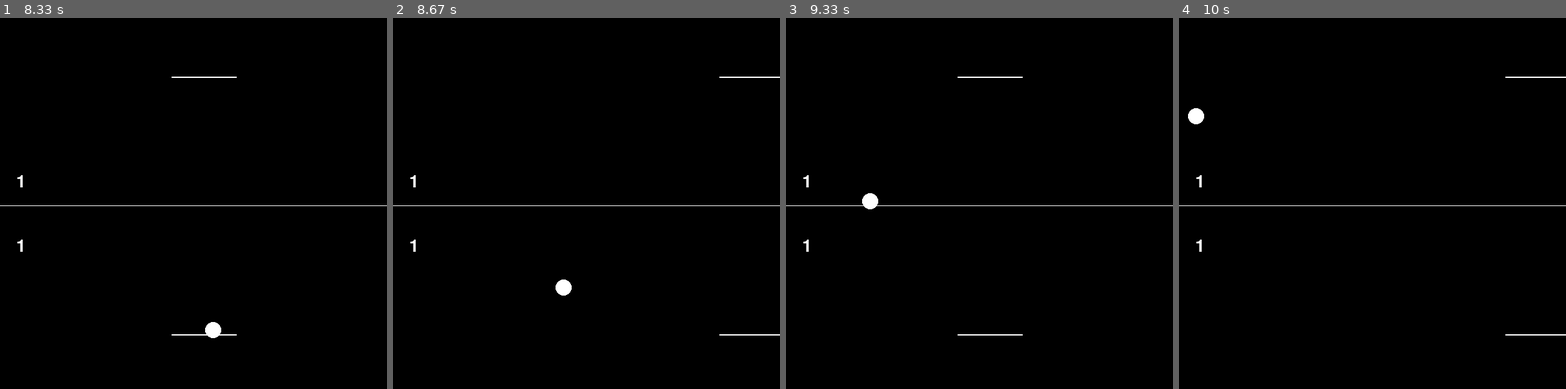
Above: before the commit, frames 1-4 (left to right).
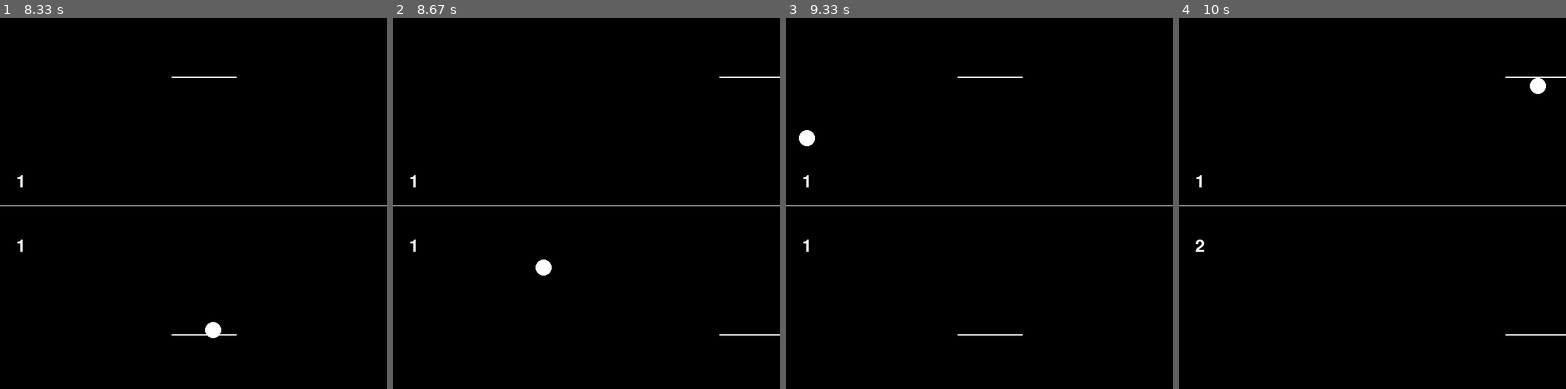
Above: after the commit, the same moments.

Repository: Pkpratik/pygame-class
Game: pygame game, started from Jonah/Projects/P5.0 - 2player Pong.py
Same seed, same stepped clock (60 frames per second), same inputs: the game is played once before the commit and once after it.
Inputs:
- Up to frame 1 (8.33 s): tap Space at 0.33, 0.73, 1.03, 1.3, 1.6, 1.73, 2.03, 2.4, 2.7, 2.9, 3.2, 3.4, 3.7, 3.9, 4.2, 4.47, 4.77, 4.9, 5.2, 5.57, 5.87, 6.07, 6.37, 6.57, 6.87, 7.07, 7.37, 7.63, 7.93, 8.07 s; hold Left 0.67-1.2 s; hold A 0.67-1.2 s; hold Left 1.23-1.63 s; hold A 1.23-1.63 s; hold Right 1.67-2.3 s; hold D 1.67-2.3 s; hold Left 2.33-2.8 s; hold A 2.33-2.8 s; hold Right 2.83-3.3 s; hold D 2.83-3.3 s; hold Right 3.33-3.8 s; hold D 3.33-3.8 s; hold Left 3.83-4.37 s; hold A 3.83-4.37 s; hold Left 4.4-4.8 s; hold A 4.4-4.8 s; hold Right 4.83-5.47 s; hold D 4.83-5.47 s; hold Left 5.5-5.97 s; hold A 5.5-5.97 s; hold Right 6-6.47 s; hold D 6-6.47 s; hold Right 6.5-6.97 s; hold D 6.5-6.97 s; hold Left 7-7.53 s; hold A 7-7.53 s; hold Left 7.57-7.97 s; hold A 7.57-7.97 s; hold Right from 8 s (still down); hold D from 8 s (still down)
- Up to frame 2 (8.67 s): tap Space at 8.37 s; release Right at 8.63 s; release D at 8.63 s
- Up to frame 3 (9.33 s): hold Left 8.67-9.13 s; hold A 8.67-9.13 s; tap Space at 8.73, 9.03, 9.23 s; hold Right from 9.17 s (still down); hold D from 9.17 s (still down)
- Up to frame 4 (10 s): tap Space at 9.53 s; release Right at 9.63 s; release D at 9.63 s

Frame 1 is identical in both runs. In frame 2, 0.3% of the frame differs, in the area x 36-47%, y 65-75%; in frame 3, 0.3%; in frame 4, 0.3%, in the area x 2-95%, y 16-64%.

Commit message:
fixed speed in pong

Diff:
--- a/Jonah/Projects/P5.0 - 2player Pong.py
+++ b/Jonah/Projects/P5.0 - 2player Pong.py
@@ -31,6 +31,10 @@
 bar2=pygame.draw.rect(screen,white,line2,2)
 scoredown=0
 
+#
+
+
+
 class ball(pygame.sprite.Sprite):
     def __init__(self):
         super().__init__()
@@ -38,16 +42,16 @@
         self.image.fill((3,255,74))
         #Bar1
         self.rect=self.image.get_rect()
-
+        self.anything=0
         self.forward_speed=2
         self.downward_speed=2
+        self.cooldown=0
         self.setup=False
         self.setdown=False
         self.space_pressed=False
     def update(self):
         pygame.draw.rect(screen,white,self.rect,0,25)
         #(GOING TO BE UPDATED) Whichever has the ball, should be able to press space to let the ball loose
-        print(self.setdown,self.setup)
         if self.setdown==False and self.setup==False:
             if self.space_pressed==False:
                 self.rect.center=(300,300)
@@ -59,24 +63,42 @@
                 if self.rect.left<=0 or self.rect.right>=w:
                     self.forward_speed=-self.forward_speed
                 #Bar1
+                if self.cooldown>0:
+                    self.cooldown-=1
                 if self.rect.colliderect(bar1):
+                    if self.cooldown==0:
+                        self.anything+=1
+                        self.cooldown=5
                     pygame.mixer.Sound.play(barhit)
                     if self.downward_speed<0:
                         self.downward_speed=-self.downward_speed
                 #Bar2
                 if self.rect.colliderect(bar2):
+                    if self.cooldown==0:
+                        self.anything+=1
+                        self.cooldown=5
                     pygame.mixer.Sound.play(barhit)
                     if self.downward_speed>0:
                         self.downward_speed=-self.downward_speed
         else:
-            print("hhhhhhh")
             if self.setdown==True:
                 self.rect.centerx=bar2.centerx
                 self.rect.top=bar2.centery+1
             if self.setup==True:
                 self.rect.centerx=bar1.centerx
                 self.rect.bottom=bar1.centery-1
-
+        print(self.anything,self.anything+1%6)
+        if (self.anything+1)%6==0:
+            self.anything=0
+            if self.forward_speed>0:
+                self.forward_speed+=1
+            else:
+                self.forward_speed-=1
+            if self.downward_speed>0:
+                self.downward_speed+=1
+            else:
+                self.downward_speed-=1
+            print(self.forward_speed,self.downward_speed)
     # def turnup(self):
     #     if self.space_pressed==False:
     #         self.rect.centerx=bar1.centerx
